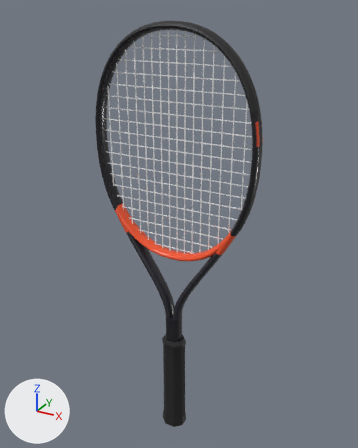
One commit to the glTF model assets/realistic/wilson-clash-100-v3.glb: the scene before it, then after it.
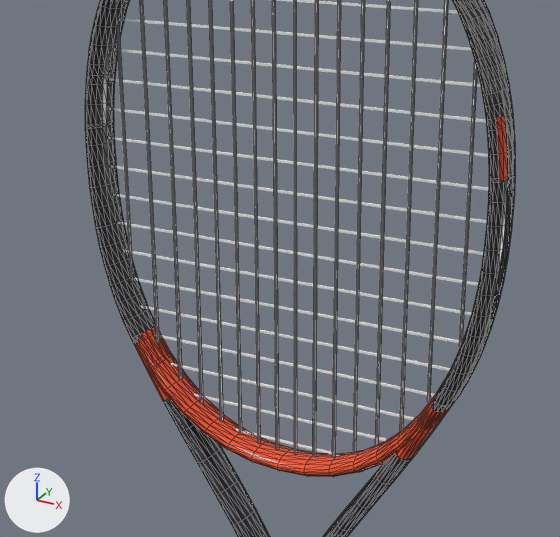
Old and new are each drawn whole from a camera (50 mm lens) standing at (0.345, -0.609, 0.703) and looking at (-0.002, 0.021, 0.388) and again close up on the part from 17% to 78% of the width and 17% to 64% of the height. Every picture has the same lights, and +X, +Y and +Z are marked at lower left. The last two pictures show the newer version. The close-ups show mesh edges as thin lines. Where no turn or scale is listed for an object, it has been applied to the vertices. Vertices at exactly the same position are counted once.

In view in the first close-up: 'bumper', 'frame', 'grommets', 'strings_crosses', 'strings_mains'.
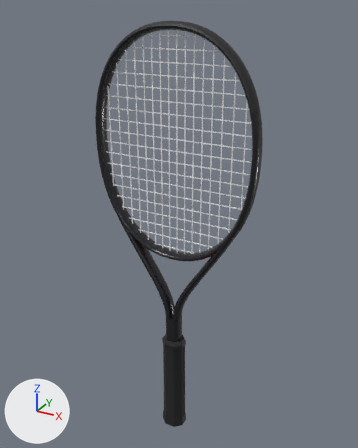
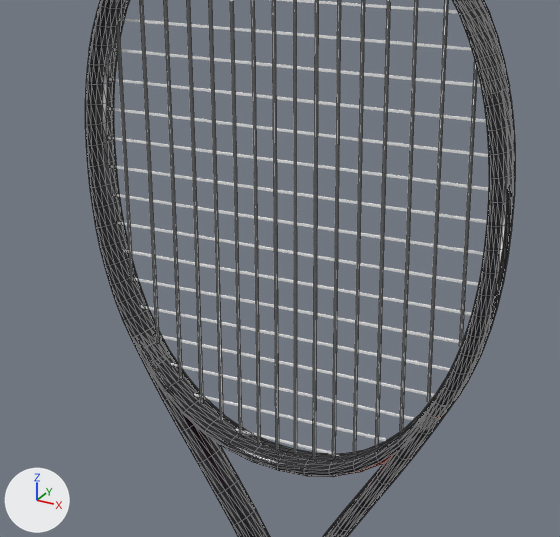
The change in detail:
me_frame is used by ob_frame; location (0.0, 0.0, 0.4319).
me_frame had 1752 vertices, 3444 faces and spanned x -0.133..0.133, y -0.012..0.012, z -0.254..0.254.
me_frame now has 1688 vertices, 3316 faces and spans x -0.133..0.133, y -0.012..0.012, z -0.254..0.254.
me_frame part 1: 32 vertices removed from x -0.105..-0.075, y -0.012..0.012, z -0.065..-0.025; 32 vertices added at x -0.103..-0.093, y -0.012..0.012, z -0.034..-0.028.
me_frame part 2: 32 vertices removed from x 0.075..0.105, y -0.012..0.012, z -0.065..-0.025; 32 vertices added at x 0.093..0.103, y -0.012..0.012, z -0.034..-0.028.
me_frame part 3: 904 kept faces spanning x -0.132..0.132, y -0.012..0.012, z -0.203..0.131 get new vertex colours.
Other edits to the shape of me_frame do not show in these pictures.

Where the change shows, as pixel boxes (x1, y1, x2, y2) in the close-ups (560 x 537 px; the box of a moved part takes in the faces that stretch with it):
part 1 of me_frame, moved or reshaped
    before: (131, 326, 189, 431)
    after: (131, 326, 155, 370)
part 2 of me_frame, moved or reshaped
    before: (377, 398, 454, 484)
    after: (418, 398, 454, 434)
part 3 of me_frame, recoloured
    both: (139, 127, 508, 537)
